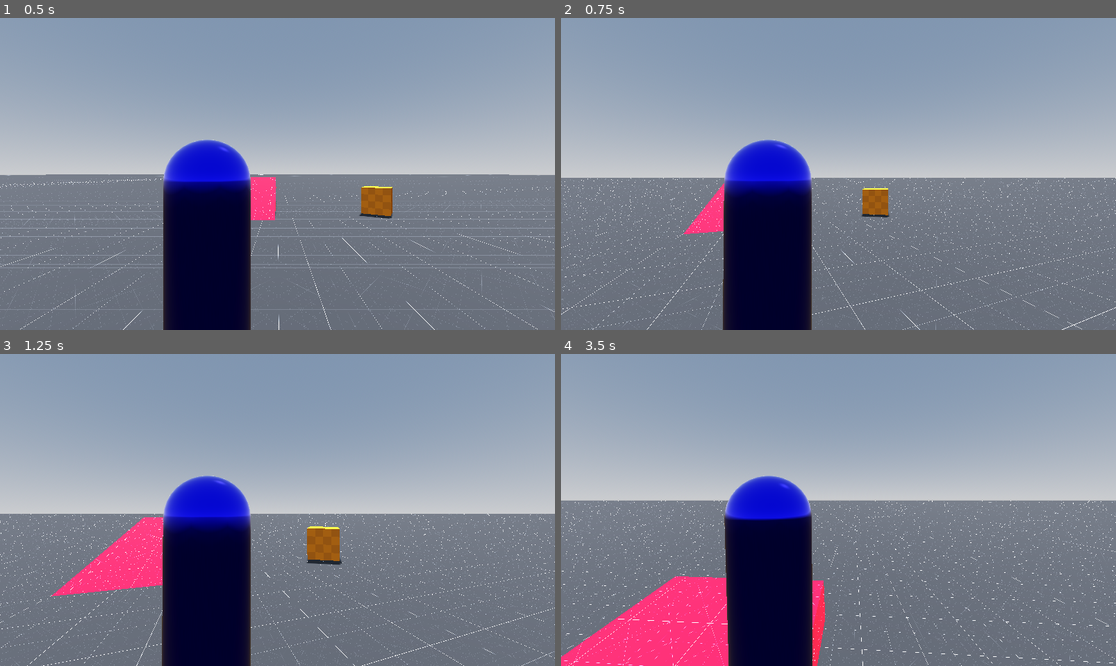
Above: before the commit, frames 1-4 (two rows, left to right).
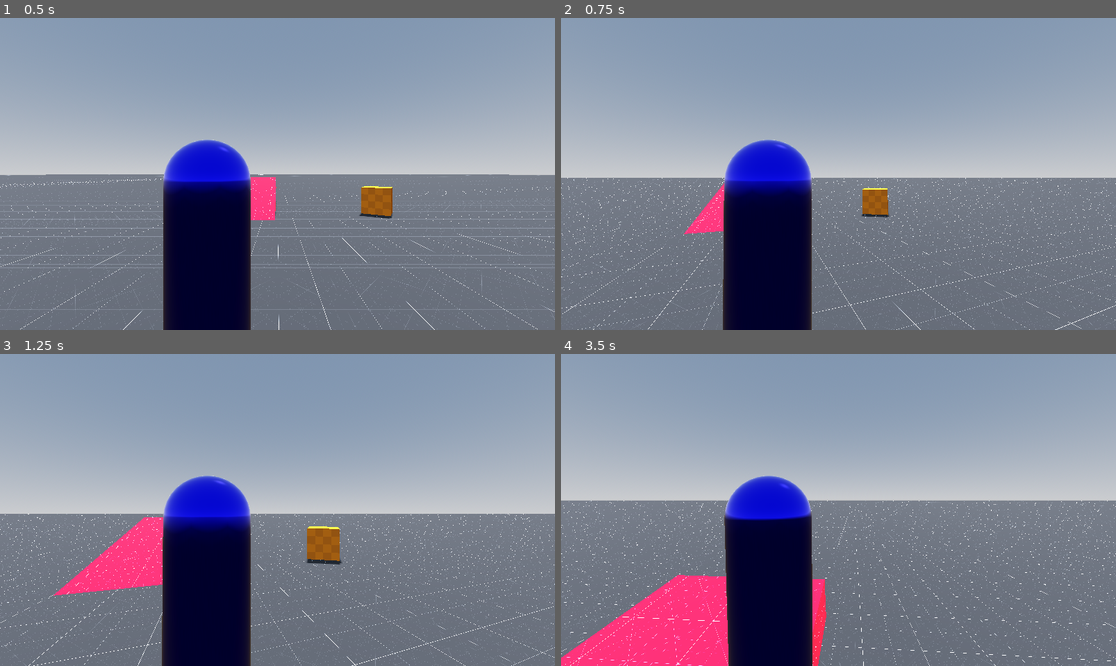
Above: after the commit, the same moments.

Repository: Mario-Florio/godot-third-person-controller
Game: Godot game, scene res://scenes/Test.tscn
Same seed, same stepped clock (60 frames per second), same inputs: the game is played once before the commit and once after it. The project has no main scene, so this scene is started directly.
Inputs (mouse positions are in pixels of both pictures, inside the frame that each line leads up to):
- Up to frame 1 (0.5 s): no input
- Up to frame 2 (0.75 s): move the mouse to (866, 174) at 0.52 s; hold W (forward) from 0.53 s (still down); tap Space (jump) at 0.6 s
- Up to frame 3 (1.25 s): keep holding W (forward); tap Space (jump) at 0.77, 1.07 s
- Up to frame 4 (3.5 s): keep holding W (forward); move the mouse to (810, 510) at 1.27 s; right-click (810, 510) at 1.35 s; tap Space (jump) at 1.52, 1.55, 1.82, 2.3, 2.85, 3.02, 3.32 s; move the mouse to (849, 503) at 2.02 s; tap Tab (swap_shoulder) at 2.1 s; move the mouse to (832, 516) at 2.77 s

Frame 1 is identical in both runs. In frame 2, 2.8% of the frame differs, in the area x 0-100%, y 51-100%; in frame 3, 2.8%; in frame 4, 3.3%, in the area x 0-100%, y 46-100%.
Error after the commit: Assertion failed: Property does not exist on map (res://scripts/Intermediaries/ReadOnlyMap.gd:19)

Commit message:
Add semantic resolution for basic vertical intent

Diff:
--- a/src/scripts/Config/LocomotionConfig.gd
+++ b/src/scripts/Config/LocomotionConfig.gd
@@ -15,6 +15,10 @@
 @export var WHILE_MOVING      := false
 @export var WHILE_AIRBORNE    := false
 @export var WHILE_AIMING      := true
+
+@export_group("Semantic Actions")
+# Semantic Action Toggles (used to enable SemanticAction; see SemanticAction.gd for implementation)
+@export var JUMP_ENABLED := true
 
 @export_group("Speed Multipliers")
 # SPEED MULTIPLIERS (values representing percentages of MAX_HORIZONTAL_SPEED see Motion Domain below)
--- a/src/scripts/DomainControllers/LocomotionSemantics/LocomotionSemantics.gd
+++ b/src/scripts/DomainControllers/LocomotionSemantics/LocomotionSemantics.gd
@@ -16,6 +16,7 @@
 	var is_focused  := false
 	var speedTier   := SpeedTier.NORMAL
 	var worldState  := WorldState.ENGAGED
+	var jump        := false
 
 	# Reference Basis
 	var view_rotation_y  := 0.0
@@ -54,6 +55,7 @@
 	_locomotionState.is_focused = payload.is_focused
 	_locomotionState.speedTier = payload.speedTier
 	_locomotionState.worldState = payload.worldState
+	_locomotionState.jump = payload.jump
 
 	# Reference Basis
 	_locomotionState.view_rotation_y = payload.view_rotation_y
@@ -105,6 +107,7 @@
 	var is_focused: bool
 	var speedTier: SpeedTier
 	var worldState: WorldState
+	var jump: bool
 
 	# Reference Basis
 	var view_rotation_y: float
@@ -118,13 +121,15 @@
 		_move_vector: Vector2,
 		_is_focused: bool,
 		_speedTier: SpeedTier,
-		_worldState: WorldState
+		_worldState: WorldState,
+		_jump: bool
 	) -> Payload:
 
 		move_vector = _move_vector
 		is_focused = _is_focused
 		speedTier = _speedTier
 		worldState = _worldState
+		jump = _jump
 
 		return self
 
--- a/src/scripts/DomainControllers/LocomotionSemantics/LocomotionStyle/ConcreteStyles/BiPedal.gd
+++ b/src/scripts/DomainControllers/LocomotionSemantics/LocomotionStyle/ConcreteStyles/BiPedal.gd
@@ -9,6 +9,9 @@
 		_authoredIntents.append(_author_face_forward())
 
 	_authoredIntents.append(_author_move())
+
+	if _locomotionState.jump and _JUMP_ENABLED():
+		_authoredIntents.append(_author_jump())
 
 	return _authoredIntents
 
@@ -31,6 +34,10 @@
 		_locomotionState.speed_multiplier,
 		Vector2(move_dir.x, move_dir.z)
 	)
+
+func _author_jump() -> VerticalIntent:
+	var accel_multiplier := 1.0
+	return JUMP.express(accel_multiplier)
 
 func _is_bounded() -> void:
 	match _locomotionState.motionState:
--- a/src/scripts/DomainControllers/LocomotionSemantics/LocomotionStyle/ConcreteStyles/OverTheShoulder.gd.gd
+++ b/src/scripts/DomainControllers/LocomotionSemantics/LocomotionStyle/ConcreteStyles/OverTheShoulder.gd.gd
@@ -9,6 +9,9 @@
 		_authoredIntents.append(_author_face_forward())
 
 	_authoredIntents.append(_author_move())
+
+	if _locomotionState.jump and _JUMP_ENABLED():
+		_authoredIntents.append(_author_jump())
 
 	return _authoredIntents
 
@@ -27,6 +30,10 @@
 		Vector2(move_dir.x, move_dir.z)
 	)
 
+func _author_jump() -> VerticalIntent:
+	var accel_multiplier := 1.0
+	return JUMP.express(accel_multiplier)
+
 func _is_bounded() -> void:
 	match _locomotionState.motionState:
 		MotionState.STILL:
--- a/src/scripts/DomainControllers/LocomotionSemantics/LocomotionStyle/ConcreteStyles/TraditionalFree.gd
+++ b/src/scripts/DomainControllers/LocomotionSemantics/LocomotionStyle/ConcreteStyles/TraditionalFree.gd
@@ -9,6 +9,9 @@
 		_authoredIntents.append(_author_face_forward())
 
 	_authoredIntents.append(_author_move())
+
+	if _locomotionState.jump and _JUMP_ENABLED():
+		_authoredIntents.append(_author_jump())
 
 	return _authoredIntents
 
@@ -35,6 +38,10 @@
 		Vector2(move_dir.x, move_dir.z)
 	)
 
+func _author_jump() -> VerticalIntent:
+	var accel_multiplier := 1.0
+	return JUMP.express(accel_multiplier)
+
 func _is_bounded() -> void:
 	match _locomotionState.motionState:
 		MotionState.STILL:
--- a/src/scripts/DomainControllers/LocomotionSemantics/LocomotionStyle/LocomotionStyle.gd.gd
+++ b/src/scripts/DomainControllers/LocomotionSemantics/LocomotionStyle/LocomotionStyle.gd.gd
@@ -10,6 +10,7 @@
 const TemporalCharacter := MotionIntent.TemporalCharacter
 const HorizontalIntent  := MotionIntent.Horizontal
 const RotationalIntent  := MotionIntent.Rotational
+const VerticalIntent    := MotionIntent.Vertical
 
 ## A flag representing if character is currently bounded to canonical reference basis look direction.
 var bounded := false # "Is forward direction of character bounded to camera?"
@@ -44,7 +45,20 @@
 			direction
 		)
 
+## Authors a vertical motion intent to express discrete upward movement.
+class JUMP extends RefCounted:
+	static func express(acceleration: float) -> VerticalIntent:
+		return VerticalIntent.new(
+			0,
+			TemporalCharacter.IMPULSE,
+			acceleration
+		)
+
 # Utils
+# Utils
+func _JUMP_ENABLED() -> bool:
+	return _locomotionState.config.JUMP_ENABLED
+
 func _WHILE_STILL() -> bool:
 	return _locomotionState.config.WHILE_STILL
 
--- a/src/scripts/PipelineArtifacts/MotionIntent.gd
+++ b/src/scripts/PipelineArtifacts/MotionIntent.gd
@@ -34,3 +34,8 @@
 	func _init(_priority: int, _temporality: TemporalCharacter, _magnitude: float, _yaw: float) -> void:
 		super(_priority, _temporality, _magnitude)
 		yaw = _yaw
+
+## Vertical implementation of MotionIntent.
+## Defines a vertical intent.
+class Vertical extends MotionIntent:
+	pass
--- a/src/scripts/Responsibilities/IntentResolution.gd
+++ b/src/scripts/Responsibilities/IntentResolution.gd
@@ -17,7 +17,8 @@
 			intentBearingInput.move_vector(),
 			intentBearingInput.focus(),
 			_adaptSpeedIntent(intentBearingInput.speed_intent()),
-			_deriveWorldState()
+			_deriveWorldState(),
+			intentBearingInput.jump()
 		).addReferenceBasis(
 			_get_global_rotation_y(referenceBasis.global_transform()),
 			_flatten_direction(referenceBasis.global_transform().basis.x), # lateral
